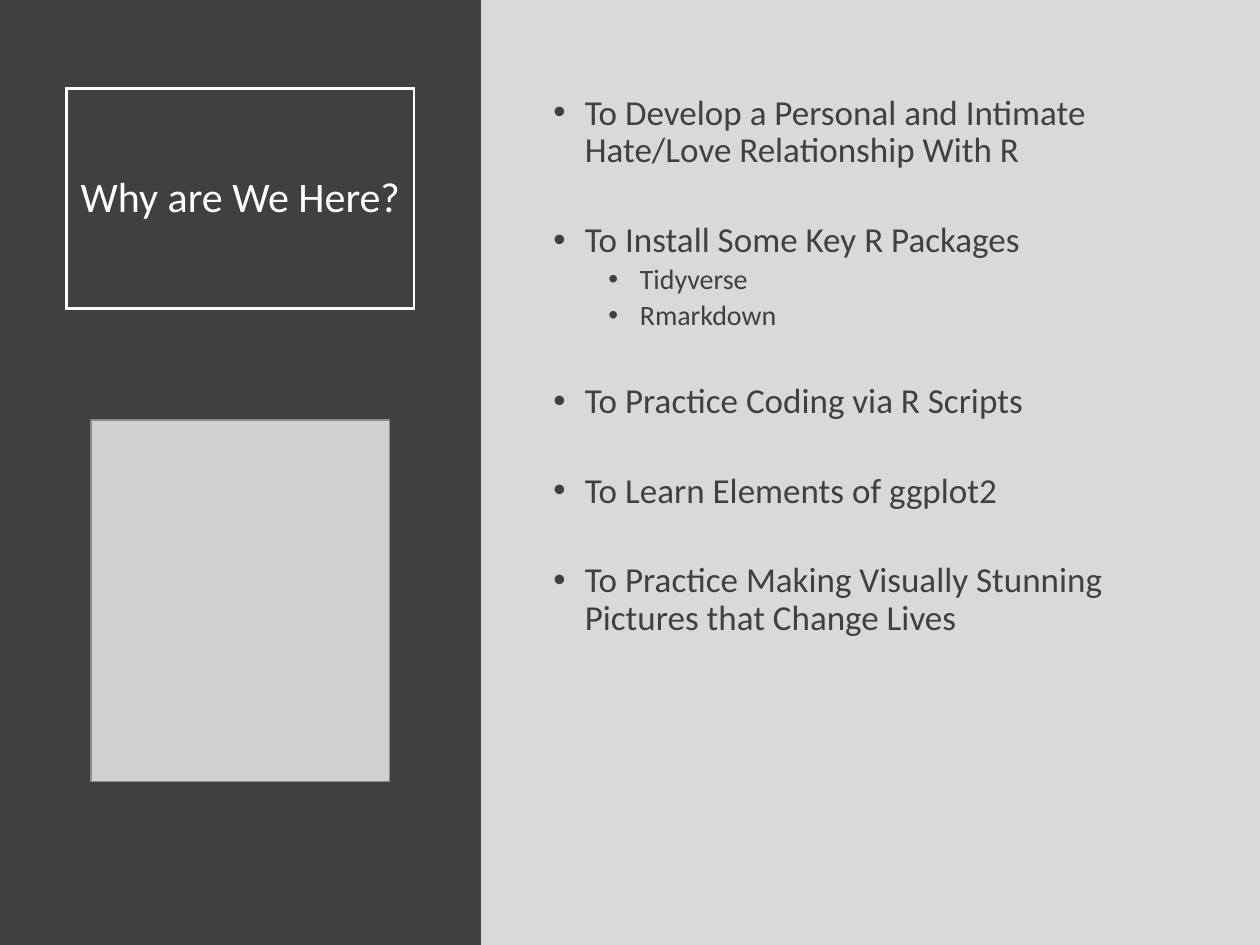
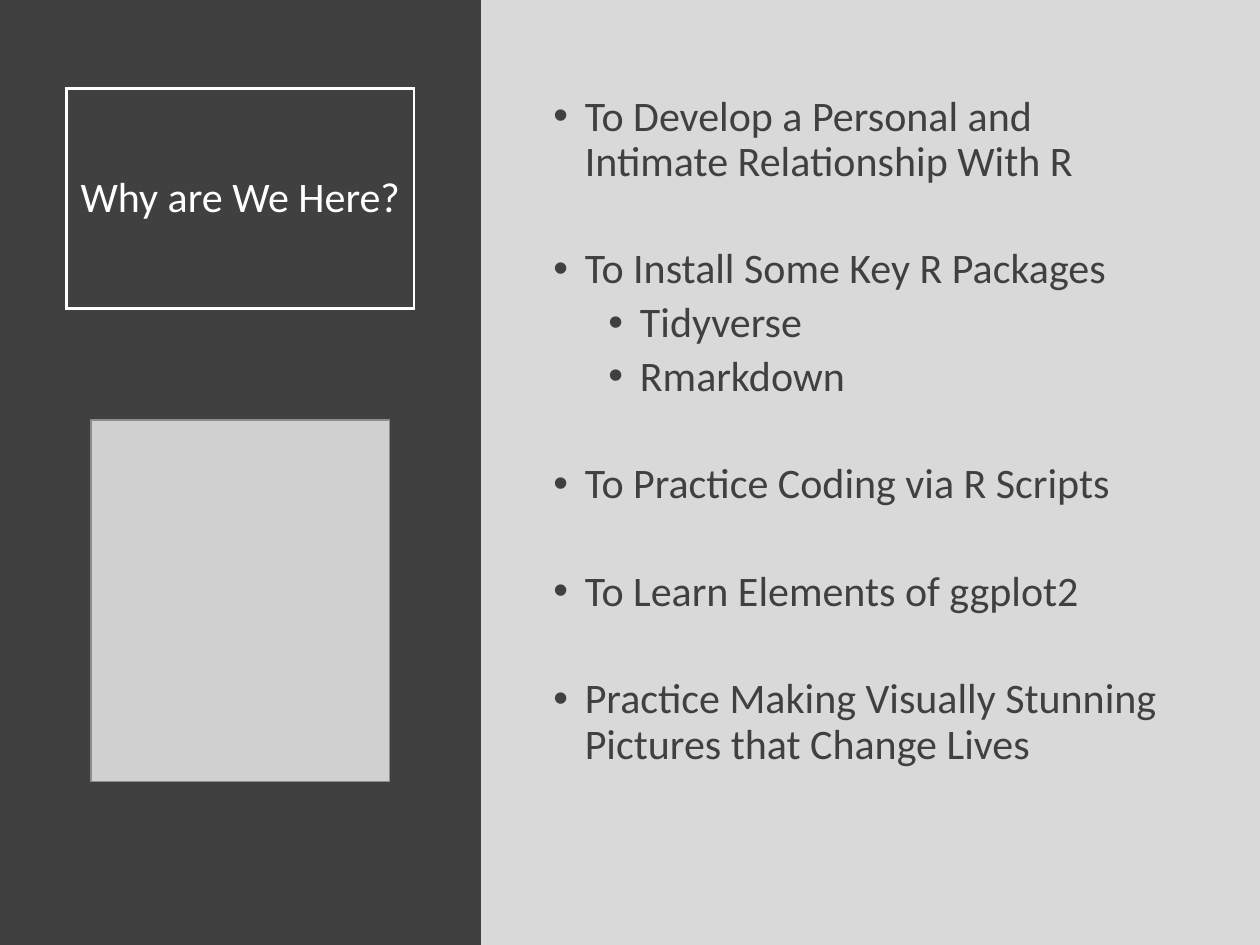
Before and after one commit to Yixf-Self/STOR320_WEBSITE, a slide deck: slide 2 of Lecture/Lecture 2/Lecture 2.pptx (slide 3 before the commit). Drawn at 1260x945 pixels with LibreOffice and Linux fonts; fonts in the diff are those of the drawing; grey boxes stand for pictures. Boxes give left, top, right and bottom in pixels: in the first picture for what was removed or moved away, otherwise in the second. Text is boxed around its words. In the diff, an @@ line names an element or a change of style, - is before the commit and + after.

```diff
--- a/Lecture/Lecture 2/Lecture 2.pptx
+++ b/Lecture/Lecture 2/Lecture 2.pptx
@@ text at (585,102,1073,183): text changed; size 20 to 24 pt @@
-• To Develop a Personal and Intimate Hate/Love Relationship With R
+• To Develop a Personal and Intimate Relationship With R
@@ text at (585,254,1110,613): size 20 to 24 pt in "To Install Some Key R Packages", "To Practice Coding via R Scripts", "To Learn Elements of ggplot2"; size 16 to 24 pt in "Tidyverse", "Rmarkdown"; more space between paragraphs @@
@@ text at (585,684,1156,766): text changed; size 20 to 24 pt @@
-• To Practice Making Visually Stunning Pictures that Change Lives
+• Practice Making Visually Stunning Pictures that Change Lives
```
Also in this commit, not shown: 5 other slides changed, 1 slide added, 1 slide removed, 6 other files.
